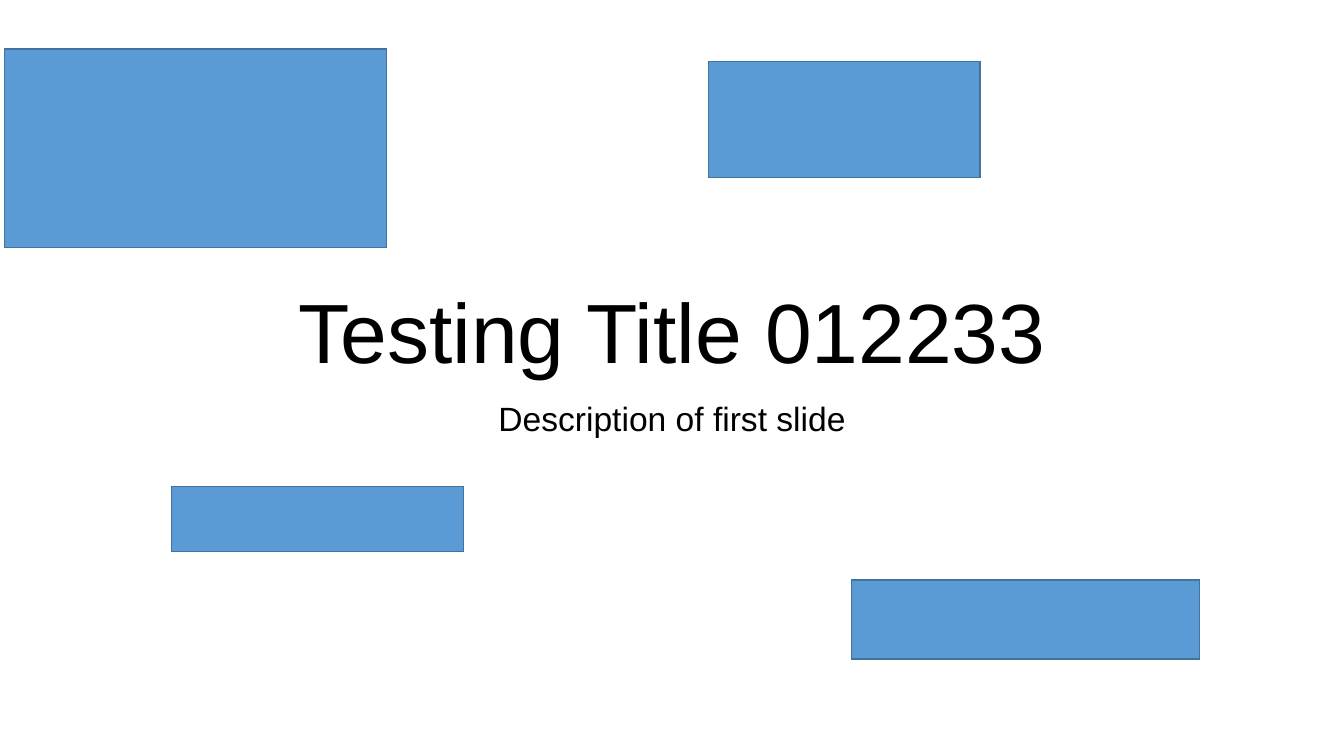
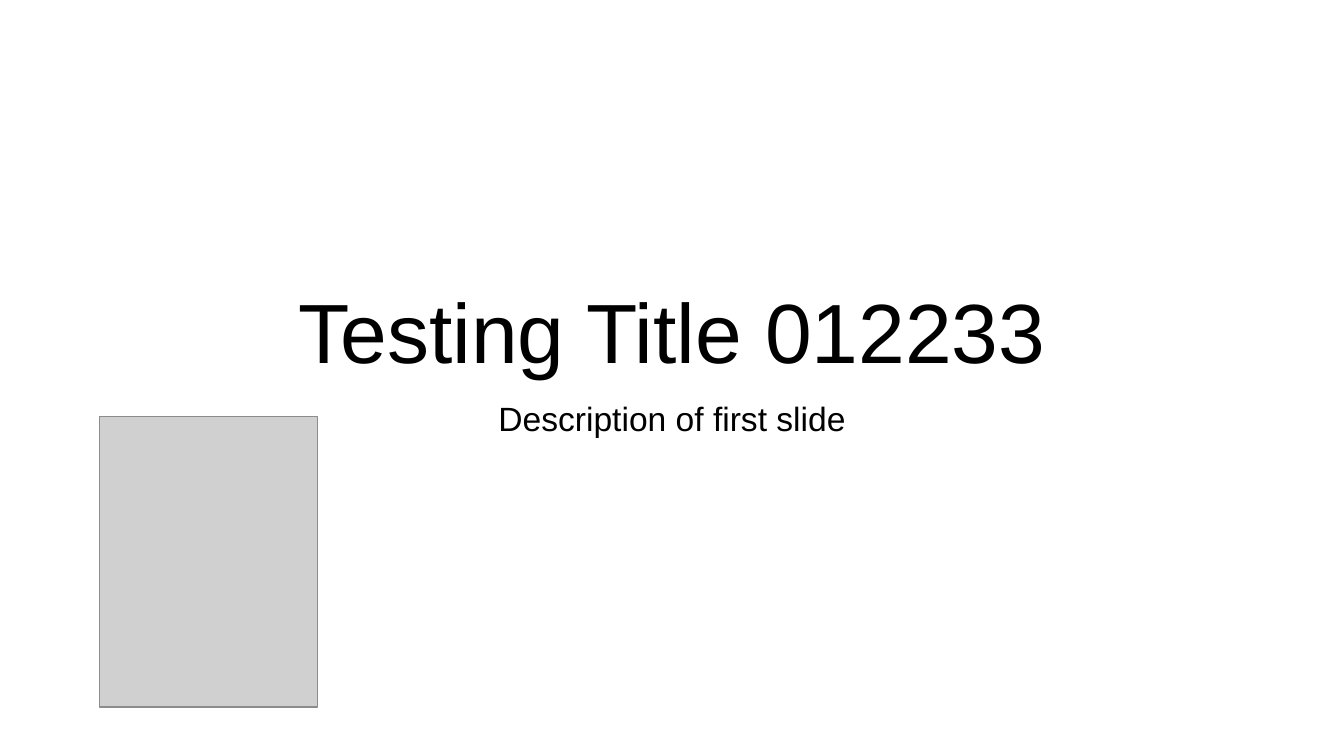
Before and after one commit to JanNemecek19/onlyoffice-nemecek-test, a slide deck: slide 1 of myfile.pptx. Drawn at 1344x756 pixels with LibreOffice and Linux fonts; fonts in the diff are those of the drawing; grey boxes stand for pictures. Boxes give left, top, right and bottom in pixels: in the first picture for what was removed or moved away, otherwise in the second. Text is boxed around its words. In the diff, an @@ line names an element or a change of style, - is before the commit and + after.

```diff
--- a/myfile.pptx
+++ b/myfile.pptx
@@ rectangle removed at [5, 49, 386, 248] @@
@@ rectangle removed at [709, 62, 981, 177] @@
@@ picture added at [100, 417, 318, 708] @@
@@ rectangle removed at [171, 487, 463, 553] @@
@@ rectangle removed at [852, 580, 1200, 659] @@
```
Also in this commit, not shown: 1 other slide changed.
